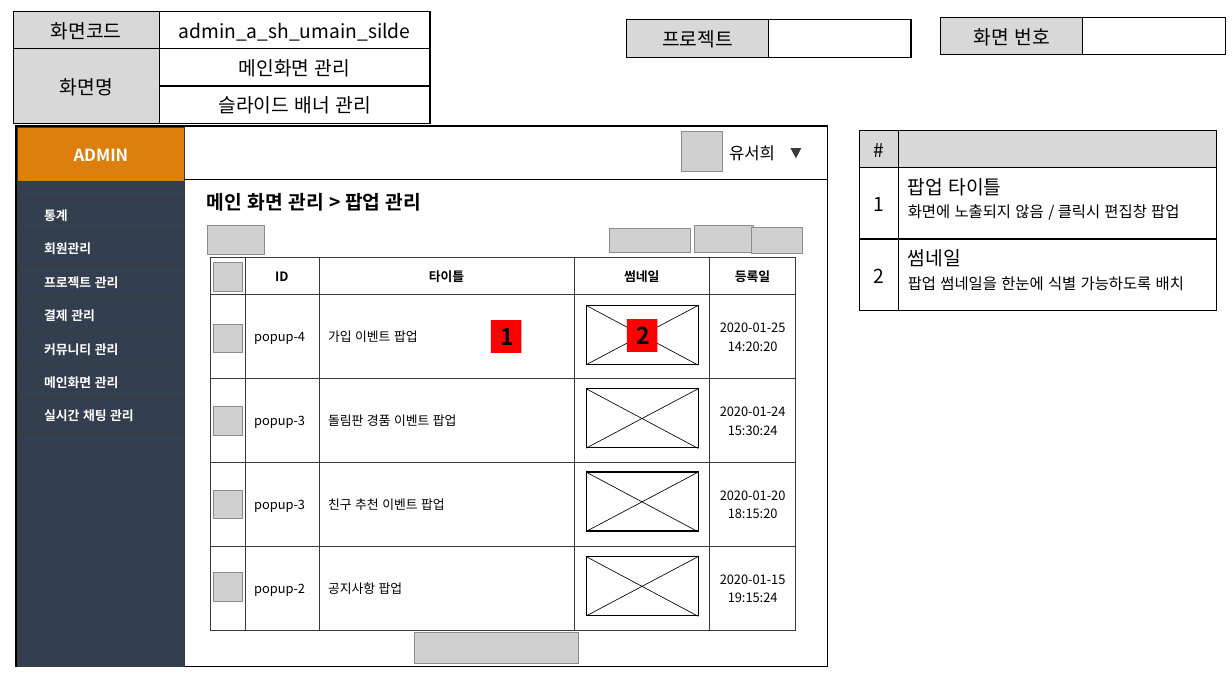
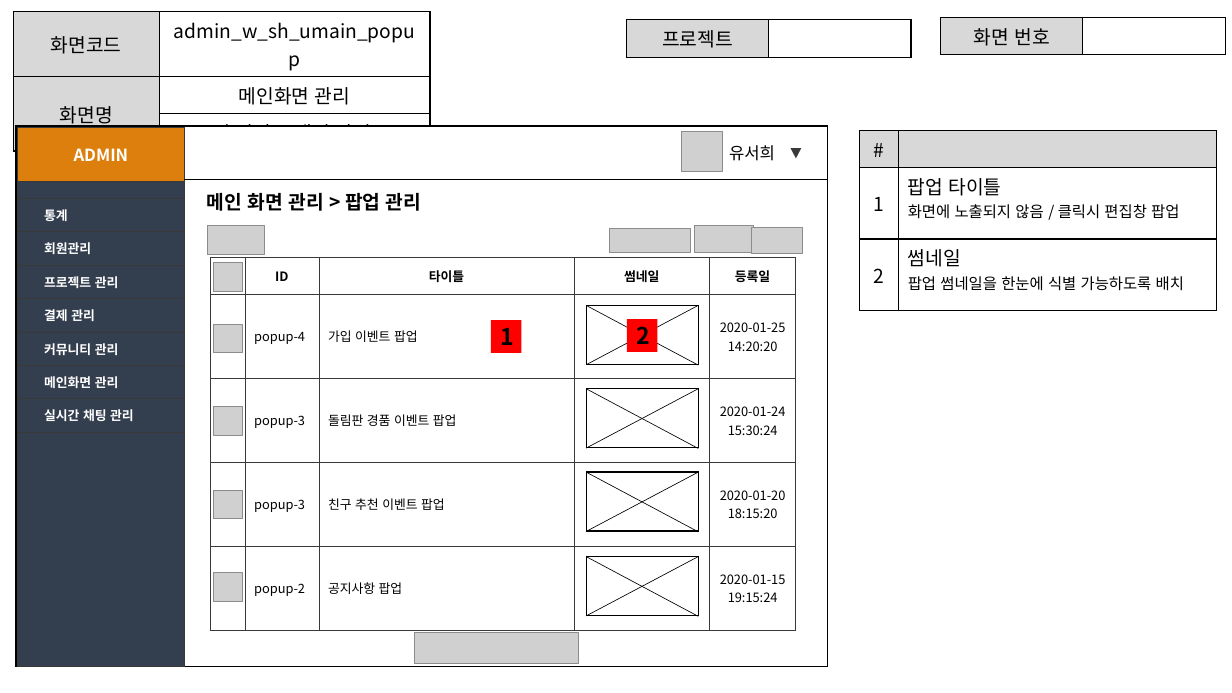
Before and after one commit to ezenteam2/EzenCrowdFunding, a slide deck: slide 12 of project03 화면설계서/project03 - 화면 설계서 - 서희.pptx. Drawn at 1232x693 pixels with LibreOffice and Linux fonts; fonts in the diff are those of the drawing; grey boxes stand for pictures. Boxes give left, top, right and bottom in pixels: in the first picture for what was removed or moved away, otherwise in the second. Text is boxed around its words. In the diff, an @@ line names an element or a change of style, - is before the commit and + after.

```diff
--- a/project03 화면설계서/project03 - 화면 설계서 - 서희.pptx
+++ b/project03 화면설계서/project03 - 화면 설계서 - 서희.pptx
@@ table at (x1=13, y1=12, x2=430, y2=348) @@
-row 1, column 2: admin_a_sh_umain_silde
+row 1, column 2: admin_w_sh_umain_popup
```
Also in this commit, not shown: 11 other slides changed, 8 other files.
